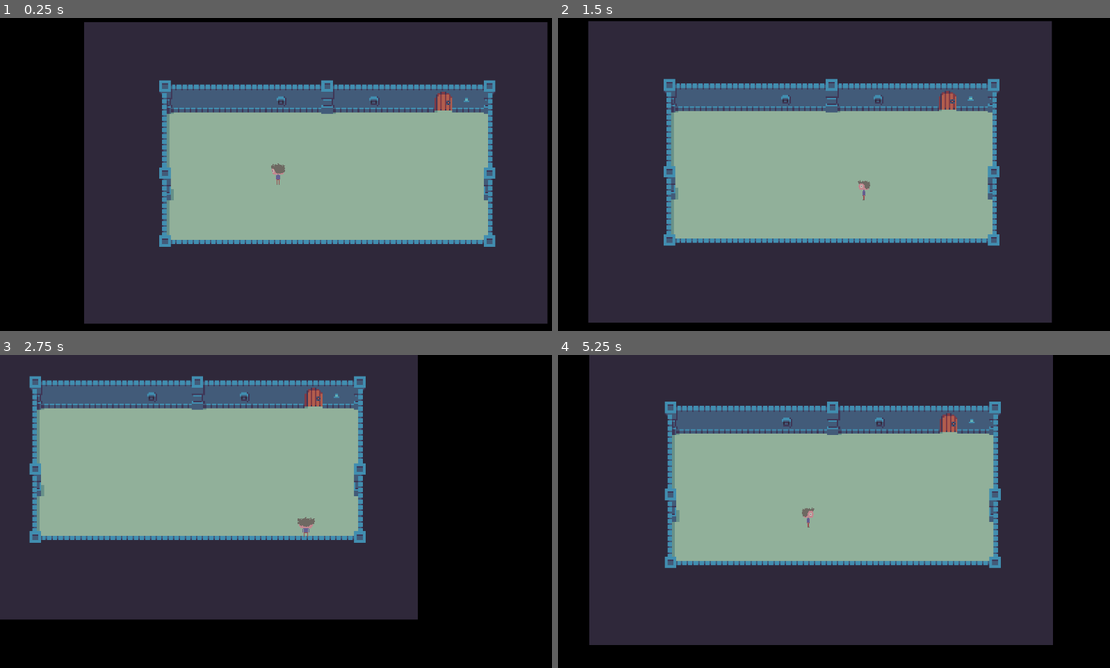
Above: before the commit, frames 1-4 (two rows, left to right).
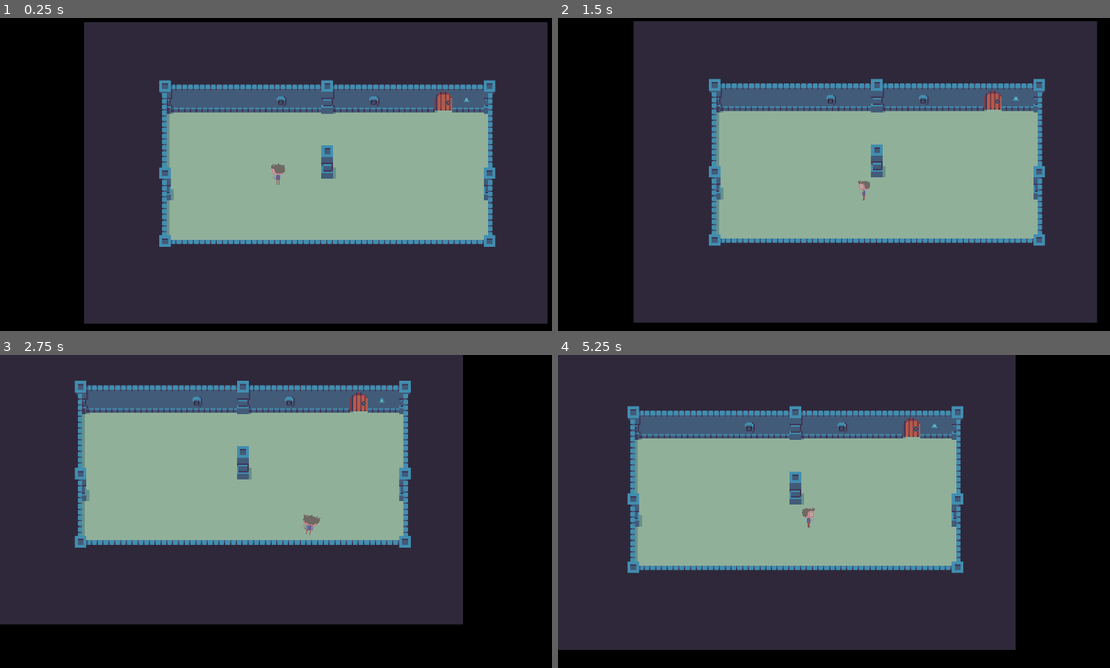
Above: after the commit, the same moments.

Repository: FrankJRix/minorman-game
Game: Godot game, scene res://levels/TemplateLevel.tscn
The game is run twice, just before and just after one commit, with the same random seed, the same clock (stepped at 60 frames per second) and the same inputs.
Inputs (mouse positions are in pixels of both pictures, inside the frame that each line leads up to):
- Up to frame 1 (0.25 s): no input
- Up to frame 2 (1.5 s): tap Enter at 0.5 s; move the mouse to (960, 158) at 0.52 s; hold D (move_east) 0.53-1.28 s; hold Shift (sprint) 0.53-1.28 s; move the mouse to (723, 190) at 1.27 s; hold S (move_south) from 1.28 s (still down); tap Shift (sprint) at 1.35 s
- Up to frame 3 (2.75 s): move the mouse to (331, 442) at 2.02 s; release S (move_south) at 2.03 s; hold D (move_east) from 2.03 s (still down); hold Shift (sprint) from 2.03 s (still down)
- Up to frame 4 (5.25 s): move the mouse to (806, 574) at 2.77 s; release D (move_east) at 2.78 s; release Shift (sprint) at 2.78 s; hold W (move_north) 2.78-3.53 s; tap Shift (sprint) at 2.85, 4.35 s; move the mouse to (1005, 558) at 3.52 s; hold Shift (sprint) 3.53-4.28 s; hold A (move_west) 3.53-5.03 s; move the mouse to (668, 464) at 4.27 s; move the mouse to (861, 511) at 5.02 s; hold S (move_south) from 5.03 s (still down); hold Shift (sprint) from 5.03 s (still down)

The runs differ from the first frame. In frame 1, 0.2% of the frame differs, in the area x 49-61%, y 40-52%; in frame 2, 28%, in the area x 5-98%, y 0-98%; in frame 3, 23%; in frame 4, 26%.

Commit message:
Collisioni, cutout. Meh.

Diff:
--- a/00_MinorMan/characters/player/Norman.gd
+++ b/00_MinorMan/characters/player/Norman.gd
@@ -10,6 +10,7 @@
 const NE_TRESHOLD = PI * -3/8
 const NORTH_TRESHOLD = PI * -5/8
 const NW_TRESHOLD = PI * -7/8
+const EPSILON = 0.01
 
 var speed = 0
 var velocity = Vector2()
@@ -47,23 +48,27 @@
 
 func manage_animation():
 	relative_mouse_angle = get_local_mouse_position().angle()
-	print(get_local_mouse_position().angle())
 
 	if relative_mouse_angle >= WEST_TRESHOLD:
-		$AnimationPlayer.play("idle_west")
+		$SpriteSheetAnim.play("idle_west")
 	elif relative_mouse_angle >= SW_TRESHOLD:
-		$AnimationPlayer.play("idle_sw")
+		$SpriteSheetAnim.play("idle_sw")
 	elif relative_mouse_angle >= SOUTH_TRESHOLD:
-		$AnimationPlayer.play("idle_south")
+		$SpriteSheetAnim.play("idle_south")
 	elif relative_mouse_angle >= SE_TRESHOLD:
-		$AnimationPlayer.play("idle_se")
+		$SpriteSheetAnim.play("idle_se")
 	elif relative_mouse_angle >= EAST_TRESHOLD:
-		$AnimationPlayer.play("idle_east")
+		$SpriteSheetAnim.play("idle_east")
 	elif relative_mouse_angle >= NE_TRESHOLD:
-		$AnimationPlayer.play("idle_ne")
+		$SpriteSheetAnim.play("idle_ne")
 	elif relative_mouse_angle >= NORTH_TRESHOLD:
-		$AnimationPlayer.play("idle_north")
+		$SpriteSheetAnim.play("idle_north")
 	elif relative_mouse_angle >= NW_TRESHOLD:
-		$AnimationPlayer.play("idle_nw")
+		$SpriteSheetAnim.play("idle_nw")
 	else:
-		$AnimationPlayer.play("idle_west")
+		$SpriteSheetAnim.play("idle_west")
+
+	if direction.length() > EPSILON:
+		$CutoutAnim.play("move")
+	else:
+		$CutoutAnim.play("idle")
--- a/00_MinorMan/characters/player/Norman.tscn
+++ b/00_MinorMan/characters/player/Norman.tscn
@@ -1,6 +1,6 @@
-[gd_scene load_steps=12 format=2]
-
-[ext_resource path="res://placeholder_assets/characters/norman/norman_placeholder-sheet.png" type="Texture" id=1]
+[gd_scene load_steps=14 format=2]
+
+[ext_resource path="res://placeholder_assets/characters/norman/norman_placeholder_idle_unshaded.png" type="Texture" id=1]
 [ext_resource path="res://characters/player/Norman.gd" type="Script" id=2]
 
 [sub_resource type="CapsuleShape2D" id=1]
@@ -138,6 +138,63 @@
 "transitions": PoolRealArray( 1, 1 ),
 "update": 1,
 "values": [ 12, 13 ]
+}
+
+[sub_resource type="Animation" id=11]
+resource_name = "idle"
+length = 0.1
+tracks/0/type = "value"
+tracks/0/path = NodePath("Sprite:position")
+tracks/0/interp = 1
+tracks/0/loop_wrap = true
+tracks/0/imported = false
+tracks/0/enabled = true
+tracks/0/keys = {
+"times": PoolRealArray( 0.1 ),
+"transitions": PoolRealArray( 1 ),
+"update": 0,
+"values": [ Vector2( 0, 0 ) ]
+}
+tracks/1/type = "value"
+tracks/1/path = NodePath("Sprite:rotation_degrees")
+tracks/1/interp = 1
+tracks/1/loop_wrap = true
+tracks/1/imported = false
+tracks/1/enabled = true
+tracks/1/keys = {
+"times": PoolRealArray( 0.1 ),
+"transitions": PoolRealArray( 1 ),
+"update": 0,
+"values": [ 0.0 ]
+}
+
+[sub_resource type="Animation" id=10]
+resource_name = "move"
+length = 0.4
+loop = true
+tracks/0/type = "value"
+tracks/0/path = NodePath("Sprite:position")
+tracks/0/interp = 0
+tracks/0/loop_wrap = true
+tracks/0/imported = false
+tracks/0/enabled = true
+tracks/0/keys = {
+"times": PoolRealArray( 0, 0.1, 0.2, 0.3 ),
+"transitions": PoolRealArray( 1, 1, 1, 1 ),
+"update": 1,
+"values": [ Vector2( -30, -16 ), Vector2( 0, 0 ), Vector2( 30, -16 ), Vector2( 0, 0 ) ]
+}
+tracks/1/type = "value"
+tracks/1/path = NodePath("Sprite:rotation_degrees")
+tracks/1/interp = 0
+tracks/1/loop_wrap = true
+tracks/1/imported = false
+tracks/1/enabled = true
+tracks/1/keys = {
+"times": PoolRealArray( 0, 0.1, 0.2, 0.3 ),
+"transitions": PoolRealArray( 1, 1, 1, 1 ),
+"update": 1,
+"values": [ -12.222, 0.0, 12.2, 0.0 ]
 }
 
 [node name="Norman" type="KinematicBody2D"]
@@ -154,11 +211,10 @@
 frame = 4
 
 [node name="CollisionShape2D" type="CollisionShape2D" parent="."]
-visible = false
 position = Vector2( 0, 5 )
 shape = SubResource( 1 )
 
-[node name="AnimationPlayer" type="AnimationPlayer" parent="."]
+[node name="SpriteSheetAnim" type="AnimationPlayer" parent="."]
 autoplay = "idle_south"
 anims/idle_east = SubResource( 2 )
 anims/idle_ne = SubResource( 3 )
@@ -179,3 +235,7 @@
 drag_margin_top = 0.1
 drag_margin_right = 0.1
 drag_margin_bottom = 0.1
+
+[node name="CutoutAnim" type="AnimationPlayer" parent="."]
+anims/idle = SubResource( 11 )
+anims/move = SubResource( 10 )
--- a/00_MinorMan/levels/TemplateLevel.tscn
+++ b/00_MinorMan/levels/TemplateLevel.tscn
@@ -23,7 +23,7 @@
 tile_set = ExtResource( 1 )
 cell_size = Vector2( 16, 16 )
 format = 1
-tile_data = PoolIntArray( 327681, 1, 65537, 327682, 1, 65537 …(1502 unchanged characters)… 5363, 1, 65537, 655364, 1, 131077, 655378, 1, 131079, 655379, 1, 65537, 655380, 1, 65537, 720897, 1, 65537, 720898, 1, 65537, 720899, 1, 65537, 720900, 1, 196612, 720914, 1, 196611, 720915, 1, 65537, 7 …(1768 unchanged characters)…
+tile_data = PoolIntArray( 327681, 1, 65537, 327682, 1, 65537 …(1502 unchanged characters)… 5363, 1, 65537, 655364, 1, 131077, 655371, 1, 196610, 655378, 1, 131079, 655379, 1, 65537, 655380, 1, 65537, 720897, 1, 65537, 720898, 1, 65537, 720899, 1, 65537, 720900, 1, 196612, 720907, 1, 262146, 720914, 1, 196611, 720915, 1, 65537, 7 …(1768 unchanged characters)…
 
 [node name="Ambient" type="TileMap" parent="Tilemaps"]
 scale = Vector2( 10, 10 )
--- a/00_MinorMan/placeholder_assets/tilesets/dungeon_tileset.tres
+++ b/00_MinorMan/placeholder_assets/tilesets/dungeon_tileset.tres
@@ -1,6 +1,180 @@
-[gd_resource type="TileSet" load_steps=2 format=2]
+[gd_resource type="TileSet" load_steps=60 format=2]
 
 [ext_resource path="res://placeholder_assets/tilesets/dungeon_sheet.png" type="Texture" id=1]
+
+[sub_resource type="ConvexPolygonShape2D" id=1]
+points = PoolVector2Array( 0, 0, 16, 0, 16, 16, 0, 16 )
+
+[sub_resource type="ConvexPolygonShape2D" id=2]
+points = PoolVector2Array( 0, 0, 16, 0, 16, 16, 0, 16 )
+
+[sub_resource type="ConvexPolygonShape2D" id=3]
+points = PoolVector2Array( 0, 0, 16, 0, 16, 16, 0, 16 )
+
+[sub_resource type="ConvexPolygonShape2D" id=4]
+points = PoolVector2Array( 0, 0, 16, 0, 16, 16, 0, 16 )
+
+[sub_resource type="ConvexPolygonShape2D" id=5]
+points = PoolVector2Array( 0, 0, 16, 0, 16, 16, 0, 16 )
+
+[sub_resource type="ConvexPolygonShape2D" id=6]
+points = PoolVector2Array( 0, 0, 16, 0, 16, 16, 0, 16 )
+
+[sub_resource type="ConvexPolygonShape2D" id=7]
+points = PoolVector2Array( 0, 0, 16, 0, 16, 16, 0, 16 )
+
+[sub_resource type="ConvexPolygonShape2D" id=8]
+points = PoolVector2Array( 0, 0, 16, 0, 16, 16, 0, 16 )
+
+[sub_resource type="ConvexPolygonShape2D" id=9]
+points = PoolVector2Array( 0, 0, 16, 0, 16, 16, 0, 16 )
+
+[sub_resource type="ConvexPolygonShape2D" id=10]
+points = PoolVector2Array( 12, 12, 16, 12, 16, 16, 12, 16 )
+
+[sub_resource type="ConvexPolygonShape2D" id=11]
+points = PoolVector2Array( 4, 12, 4, 16, 0, 16, 0, 12 )
+
+[sub_resource type="ConvexPolygonShape2D" id=12]
+points = PoolVector2Array( 16, 0, 16, 4, 12, 4, 12, 0 )
+
+[sub_resource type="ConvexPolygonShape2D" id=13]
+points = PoolVector2Array( 0, 0, 4, 0, 4, 4, 0, 4 )
+
+[sub_resource type="ConvexPolygonShape2D" id=14]
+points = PoolVector2Array( 4, 16, 4, 4, 12, 4, 12, 16 )
+
+[sub_resource type="ConvexPolygonShape2D" id=15]
+points = PoolVector2Array( 12, 0, 12, 12, 4, 12, 4, 0 )
+
+[sub_resource type="ConvexPolygonShape2D" id=16]
+points = PoolVector2Array( 16, 0, 16, 16, 8, 16, 4, 16, 4, 12, 4, 4, 8, 4, 8, 0 )
+
+[sub_resource type="ConvexPolygonShape2D" id=17]
+points = PoolVector2Array( 16, 0, 16, 16, 8, 16, 8, 12, 4, 12, 4, 0 )
+
+[sub_resource type="ConvexPolygonShape2D" id=18]
+points = PoolVector2Array( 8, 0, 8, 4, 12, 4, 12, 12, 12, 16, 8, 16, 0, 16, 0, 0 )
+
+[sub_resource type="ConvexPolygonShape2D" id=19]
+points = PoolVector2Array( 12, 0, 12, 12, 8, 12, 8, 16, 0, 16, 0, 0 )
+
+[sub_resource type="ConvexPolygonShape2D" id=20]
+points = PoolVector2Array( 12, 0, 12, 4, 16, 4, 16, 8, 16, 16, 0, 16, 0, 0 )
+
+[sub_resource type="ConvexPolygonShape2D" id=21]
+points = PoolVector2Array( 0, 4, 4, 4, 4, 0, 16, 0, 16, 16, 0, 16 )
+
+[sub_resource type="ConvexPolygonShape2D" id=22]
+points = PoolVector2Array( 16, 0, 16, 16, 4, 16, 4, 0 )
+
+[sub_resource type="ConvexPolygonShape2D" id=23]
+points = PoolVector2Array( 12, 0, 12, 16, 0, 16, 0, 0 )
+
+[sub_resource type="ConvexPolygonShape2D" id=24]
+points = PoolVector2Array( 8, 0, 8, 16, 0, 16, 0, 0 )
+
+[sub_resource type="ConvexPolygonShape2D" id=25]
+points = PoolVector2Array( 16, 12, 8, 12, 8, 16, 0, 16, 0, 0, 16, 0 )
+
+[sub_resource type="ConvexPolygonShape2D" id=26]
+points = PoolVector2Array( 0, 0, 16, 0, 16, 16, 0, 16 )
+
+[sub_resource type="ConvexPolygonShape2D" id=27]
+points = PoolVector2Array( 0, 0, 16, 0, 16, 16, 0, 16 )
+
+[sub_resource type="ConvexPolygonShape2D" id=28]
+points = PoolVector2Array( 0, 0, 16, 0, 16, 16, 0, 16 )
+
+[sub_resource type="ConvexPolygonShape2D" id=29]
+points = PoolVector2Array( 0, 0, 16, 0, 16, 12, 0, 12 )
+
+[sub_resource type="ConvexPolygonShape2D" id=30]
+points = PoolVector2Array( 0, 0, 16, 0, 16, 16, 8, 16, 8, 12, 0, 12 )
+
+[sub_resource type="ConvexPolygonShape2D" id=31]
+points = PoolVector2Array( 16, 0, 16, 16, 8, 16, 8, 0 )
+
+[sub_resource type="ConvexPolygonShape2D" id=32]
+points = PoolVector2Array( 16, 0, 16, 16, 0, 16, 0, 8, 0, 4, 4, 4, 8, 4, 8, 0 )
+
+[sub_resource type="ConvexPolygonShape2D" id=33]
+points = PoolVector2Array( 16, 16, 0, 16, 0, 4, 16, 4 )
+
+[sub_resource type="ConvexPolygonShape2D" id=34]
+points = PoolVector2Array( 8, 0, 8, 4, 12, 4, 16, 4, 16, 8, 16, 16, 0, 16, 0, 0 )
+
+[sub_resource type="ConvexPolygonShape2D" id=35]
+points = PoolVector2Array( 8, 0, 8, 16, 0, 16, 0, 0 )
+
+[sub_resource type="ConvexPolygonShape2D" id=36]
+points = PoolVector2Array( 8, 0, 8, 16, 0, 16, 0, 0 )
+
+[sub_resource type="ConvexPolygonShape2D" id=37]
+points = PoolVector2Array( 4, 16, 4, 4, 12, 4, 16, 4, 16, 8, 16, 16 )
+
+[sub_resource type="ConvexPolygonShape2D" id=38]
+points = PoolVector2Array( 0, 8, 0, 4, 4, 4, 12, 4, 12, 16, 0, 16 )
+
+[sub_resource type="ConvexPolygonShape2D" id=39]
+points = PoolVector2Array( 12, 0, 12, 12, 8, 12, 8, 16, 0, 16, 0, 0 )
+
+[sub_resource type="ConvexPolygonShape2D" id=40]
+points = PoolVector2Array( 8, 0, 8, 8, 12, 8, 12, 16, 0, 16, 0, 0 )
+
+[sub_resource type="ConvexPolygonShape2D" id=41]
+points = PoolVector2Array( 12, 0, 12, 16, 4, 16, 4, 12, 0, 12, 0, 0 )
+
+[sub_resource type="ConvexPolygonShape2D" id=42]
+points = PoolVector2Array( 16, 12, 12, 12, 12, 16, 4, 16, 4, 0, 16, 0 )
+
+[sub_resource type="ConvexPolygonShape2D" id=43]
+points = PoolVector2Array( 4, 16, 4, 8, 8, 8, 8, 0, 16, 0, 16, 16 )
+
+[sub_resource type="ConvexPolygonShape2D" id=44]
+points = PoolVector2Array( 8, 16, 8, 12, 4, 12, 4, 0, 16, 0, 16, 16 )
+
+[sub_resource type="ConvexPolygonShape2D" id=45]
+points = PoolVector2Array( 0, 0, 16, 0, 16, 16, 0, 16 )
+
+[sub_resource type="ConvexPolygonShape2D" id=46]
+points = PoolVector2Array( 0, 0, 16, 0, 16, 16, 0, 16 )
+
+[sub_resource type="ConvexPolygonShape2D" id=47]
+points = PoolVector2Array( 0, 0, 16, 0, 16, 12, 0, 12 )
+
+[sub_resource type="ConvexPolygonShape2D" id=48]
+points = PoolVector2Array( 0, 12, 0, 0, 16, 0, 16, 12, 0, 12 )
+
+[sub_resource type="ConvexPolygonShape2D" id=49]
+points = PoolVector2Array( 0, 0, 16, 0, 16, 12, 0, 12 )
+
+[sub_resource type="ConvexPolygonShape2D" id=50]
+points = PoolVector2Array( 0, 12, 0, 0, 16, 0, 16, 12, 0, 12 )
+
+[sub_resource type="ConvexPolygonShape2D" id=51]
+points = PoolVector2Array( 0, 0, 16, 0, 16, 12, 0, 12 )
+
+[sub_resource type="ConvexPolygonShape2D" id=52]
+points = PoolVector2Array( 0, 12, 0, 0, 16, 0, 16, 12, 0, 12 )
+
+[sub_resource type="ConvexPolygonShape2D" id=53]
+points = PoolVector2Array( 0, 0, 16, 0, 16, 16, 0, 16 )
+
+[sub_resource type="ConvexPolygonShape2D" id=54]
+points = PoolVector2Array( 0, 0, 16, 0, 16, 16, 0, 16 )
+
+[sub_resource type="ConvexPolygonShape2D" id=55]
+points = PoolVector2Array( 0, 0, 16, 0, 16, 16, 0, 16 )
+
+[sub_resource type="ConvexPolygonShape2D" id=56]
+points = PoolVector2Array( 0, 0, 16, 0, 16, 12, 0, 12 )
+
+[sub_resource type="ConvexPolygonShape2D" id=57]
+points = PoolVector2Array( 0, 12, 0, 0, 16, 0, 16, 12, 0, 12 )
+
+[sub_resource type="ConvexPolygonShape2D" id=58]
+points = PoolVector2Array( 0, 12, 0, 0, 16, 0, 16, 12, 0, 12 )
 
 [resource]
 0/name = "floor"
@@ -29,14 +203,303 @@
 1/autotile/occluder_map = [  ]
 1/autotile/navpoly_map = [  ]
 1/autotile/priority_map = [  ]
-1/autotile/z_index_map = [  ]
+1/autotile/z_index_map = [ Vector3( 5, 3, 4 ), Vector3( 6, 3, 4 ), Vector3( 7, 3, 4 ) ]
 1/occluder_offset = Vector2( 0, 0 )
 1/navigation_offset = Vector2( 0, 0 )
 1/shape_offset = Vector2( 0, 0 )
 1/shape_transform = Transform2D( 1, 0, 0, 1, 0, 0 )
+1/shape = SubResource( 1 )
 1/shape_one_way = false
-1/shape_one_way_margin = 0.0
-1/shapes = [  ]
+1/shape_one_way_margin = 1.0
+1/shapes = [ {
+"autotile_coord": Vector2( 0, 0 ),
+"one_way": false,
+"one_way_margin": 1.0,
+"shape": SubResource( 1 ),
+"shape_transform": Transform2D( 1, 0, 0, 1, 0, 0 )
+}, {
+"autotile_coord": Vector2( 1, 0 ),
+"one_way": false,
+"one_way_margin": 1.0,
+"shape": SubResource( 2 ),
+"shape_transform": Transform2D( 1, 0, 0, 1, 0, 0 )
+}, {
+"autotile_coord": Vector2( 2, 0 ),
+"one_way": false,
+"one_way_margin": 1.0,
+"shape": SubResource( 3 ),
+"shape_transform": Transform2D( 1, 0, 0, 1, 0, 0 )
+}, {
+"autotile_coord": Vector2( 2, 1 ),
+"one_way": false,
+"one_way_margin": 1.0,
+"shape": SubResource( 4 ),
+"shape_transform": Transform2D( 1, 0, 0, 1, 0, 0 )
+}, {
+"autotile_coord": Vector2( 1, 1 ),
+"one_way": false,
+"one_way_margin": 1.0,
+"shape": SubResource( 5 ),
+"shape_transform": Transform2D( 1, 0, 0, 1, 0, 0 )
+}, {
+"autotile_coord": Vector2( 0, 1 ),
+"one_way": false,
+"one_way_margin": 1.0,
+"shape": SubResource( 6 ),
+"shape_transform": Transform2D( 1, 0, 0, 1, 0, 0 )
+}, {
+"autotile_coord": Vector2( 0, 2 ),
+"one_way": false,
+"one_way_margin": 1.0,
+"shape": SubResource( 7 ),
+"shape_transform": Transform2D( 1, 0, 0, 1, 0, 0 )
+}, {
+"autotile_coord": Vector2( 1, 2 ),
+"one_way": false,
+"one_way_margin": 1.0,
+"shape": SubResource( 8 ),
+"shape_transform": Transform2D( 1, 0, 0, 1, 0, 0 )
+}, {
+"autotile_coord": Vector2( 2, 2 ),
+"one_way": false,
+"one_way_margin": 1.0,
+"shape": SubResource( 9 ),
+"shape_transform": Transform2D( 1, 0, 0, 1, 0, 0 )
+}, {
+"autotile_coord": Vector2( 0, 3 ),
+"one_way": false,
+"one_way_margin": 1.0,
+"shape": SubResource( 10 ),
+"shape_transform": Transform2D( 1, 0, 0, 1, 0, 0 )
+}, {
+"autotile_coord": Vector2( 1, 3 ),
+"one_way": false,
+"one_way_margin": 1.0,
+"shape": SubResource( 11 ),
+"shape_transform": Transform2D( 1, 0, 0, 1, 0, 0 )
+}, {
+"autotile_coord": Vector2( 0, 4 ),
+"one_way": false,
+"one_way_margin": 1.0,
+"shape": SubResource( 12 ),
+"shape_transform": Transform2D( 1, 0, 0, 1, 0, 0 )
+}, {
+"autotile_coord": Vector2( 1, 4 ),
+"one_way": false,
+"one_way_margin": 1.0,
+"shape": SubResource( 13 ),
+"shape_transform": Transform2D( 1, 0, 0, 1, 0, 0 )
+}, {
+"autotile_coord": Vector2( 2, 3 ),
+"one_way": false,
+"one_way_margin": 1.0,
+"shape": SubResource( 14 ),
+"shape_transform": Transform2D( 1, 0, 0, 1, 0, 0 )
+}, {
+"autotile_coord": Vector2( 2, 4 ),
+"one_way": false,
+"one_way_margin": 1.0,
+"shape": SubResource( 15 ),
+"shape_transform": Transform2D( 1, 0, 0, 1, 0, 0 )
+}, {
+"autotile_coord": Vector2( 3, 3 ),
+"one_way": false,
+"one_way_margin": 1.0,
+"shape": SubResource( 16 ),
+"shape_transform": Transform2D( 1, 0, 0, 1, 0, 0 )
+}, {
+"autotile_coord": Vector2( 3, 4 ),
+"one_way": false,
+"one_way_margin": 1.0,
+"shape": SubResource( 17 ),
+"shape_transform": Transform2D( 1, 0, 0, 1, 0, 0 )
+}, {
+"autotile_coord": Vector2( 4, 3 ),
+"one_way": false,
+"one_way_margin": 1.0,
+"shape": SubResource( 18 ),
+"shape_transform": Transform2D( 1, 0, 0, 1, 0, 0 )
+}, {
+"autotile_coord": Vector2( 4, 4 ),
+"one_way": false,
+"one_way_margin": 1.0,
+"shape": SubResource( 19 ),
+"shape_transform": Transform2D( 1, 0, 0, 1, 0, 0 )
+}, {
+"autotile_coord": Vector2( 3, 0 ),
+"one_way": false,
+"one_way_margin": 1.0,
+"shape": SubResource( 20 ),
+"shape_transform": Transform2D( 1, 0, 0, 1, 0, 0 )
+}, {
+"autotile_coord": Vector2( 4, 0 ),
+"one_way": false,
+"one_way_margin": 1.0,
+"shape": SubResource( 21 ),
+"shape_transform": Transform2D( 1, 0, 0, 1, 0, 0 )
+}, {
+"autotile_coord": Vector2( 3, 1 ),
+"one_way": false,
+"one_way_margin": 1.0,
+"shape": SubResource( 22 ),
+"shape_transform": Transform2D( 1, 0, 0, 1, 0, 0 )
+}, {
+"autotile_coord": Vector2( 4, 1 ),
+"one_way": false,
+"one_way_margin": 1.0,
+"shape": SubResource( 23 ),
+"shape_transform": Transform2D( 1, 0, 0, 1, 0, 0 )
+}, {
+"autotile_coord": Vector2( 5, 2 ),
+"one_way": false,
+"one_way_margin": 1.0,
+"shape": SubResource( 24 ),
+"shape_transform": Transform2D( 1, 0, 0, 1, 0, 0 )
+}, {
+"autotile_coord": Vector2( 5, 1 ),
+"one_way": false,
+"one_way_margin": 1.0,
+"shape": SubResource( 25 ),
+"shape_transform": Transform2D( 1, 0, 0, 1, 0, 0 )
+}, {
+"autotile_coord": Vector2( 5, 0 ),
+"one_way": false,
+"one_way_margin": 1.0,
+"shape": SubResource( 26 ),
+"shape_transform": Transform2D( 1, 0, 0, 1, 0, 0 )
+}, {
+"autotile_coord": Vector2( 6, 0 ),
+"one_way": false,
+"one_way_margin": 1.0,
+"shape": SubResource( 27 ),
+"shape_transform": Transform2D( 1, 0, 0, 1, 0, 0 )
+}, {
+"autotile_coord": Vector2( 7, 0 ),
+"one_way": false,
+"one_way_margin": 1.0,
+"shape": SubResource( 28 ),
+"shape_transform": Transform2D( 1, 0, 0, 1, 0, 0 )
+}, {
+"autotile_coord": Vector2( 6, 1 ),
+"one_way": false,
+"one_way_margin": 1.0,
+"shape": SubResource( 29 ),
+"shape_transform": Transform2D( 1, 0, 0, 1, 0, 0 )
+}, {
+"autotile_coord": Vector2( 7, 1 ),
+"one_way": false,
+"one_way_margin": 1.0,
+"shape": SubResource( 30 ),
+"shape_transform": Transform2D( 1, 0, 0, 1, 0, 0 )
+}, {
+"autotile_coord": Vector2( 7, 2 ),
+"one_way": false,
+"one_way_margin": 1.0,
+"shape": SubResource( 31 ),
+"shape_transform": Transform2D( 1, 0, 0, 1, 0, 0 )
+}, {
+"autotile_coord": Vector2( 7, 3 ),
+"one_way": false,
+"one_way_margin": 1.0,
+"shape": SubResource( 32 ),
+"shape_transform": Transform2D( 1, 0, 0, 1, 0, 0 )
+}, {
+"autotile_coord": Vector2( 6, 3 ),
+"one_way": false,
+"one_way_margin": 1.0,
+"shape": SubResource( 33 ),
+"shape_transform": Transform2D( 1, 0, 0, 1, 0, 0 )
+}, {
+"autotile_coord": Vector2( 5, 3 ),
+"one_way": false,
+"one_way_margin": 1.0,
+"shape": SubResource( 34 ),
+"shape_transform": Transform2D( 1, 0, 0, 1, 0, 0 )
+}, {
+"autotile_coord": Vector2( 6, 4 ),
+"one_way": false,
+"one_way_margin": 1.0,
+"shape": SubResource( 35 ),
+"shape_transform": Transform2D( 1, 0, 0, 1, 0, 0 )
+}, {
+"autotile_coord": Vector2( 7, 4 ),
+"one_way": false,
+"one_way_margin": 1.0,
+"shape": SubResource( 36 ),
+"shape_transform": Transform2D( 1, 0, 0, 1, 0, 0 )
+}, {
+"autotile_coord": Vector2( 8, 0 ),
+"one_way": false,
+"one_way_margin": 1.0,
+"shape": SubResource( 37 ),
+"shape_transform": Transform2D( 1, 0, 0, 1, 0, 0 )
+}, {
+"autotile_coord": Vector2( 9, 0 ),
+"one_way": false,
+"one_way_margin": 1.0,
+"shape": SubResource( 38 ),
+"shape_transform": Transform2D( 1, 0, 0, 1, 0, 0 )
+}, {
+"autotile_coord": Vector2( 9, 1 ),
+"one_way": false,
+"one_way_margin": 1.0,
+"shape": SubResource( 39 ),
+"shape_transform": Transform2D( 1, 0, 0, 1, 0, 0 )
+}, {
+"autotile_coord": Vector2( 9, 2 ),
+"one_way": false,
+"one_way_margin": 1.0,
+"shape": SubResource( 40 ),
+"shape_transform": Transform2D( 1, 0, 0, 1, 0, 0 )
+}, {
+"autotile_coord": Vector2( 9, 3 ),
+"one_way": false,
+"one_way_margin": 1.0,
+"shape": SubResource( 41 ),
+"shape_transform": Transform2D( 1, 0, 0, 1, 0, 0 )
+}, {
+"autotile_coord": Vector2( 8, 3 ),
+"one_way": false,
+"one_way_margin": 1.0,
+"shape": SubResource( 42 ),
+"shape_transform": Transform2D( 1, 0, 0, 1, 0, 0 )
+}, {
+"autotile_coord": Vector2( 8, 2 ),
+"one_way": false,
+"one_way_margin": 1.0,
+"shape": SubResource( 43 ),
+"shape_transform": Transform2D( 1, 0, 0, 1, 0, 0 )
+}, {
+"autotile_coord": Vector2( 8, 1 ),
+"one_way": false,
+"one_way_margin": 1.0,
+"shape": SubResource( 44 ),
+"shape_transform": Transform2D( 1, 0, 0, 1, 0, 0 )
+}, {
+"autotile_coord": Vector2( 8, 4 ),
+"one_way": false,
+"one_way_margin": 1.0,
+"shape": SubResource( 45 ),
+"shape_transform": Transform2D( 1, 0, 0, 1, 0, 0 )
+}, {
+"autotile_coord": Vector2( 9, 4 ),
+"one_way": false,
+"one_way_margin": 1.0,
+"shape": SubResource( 46 ),
+"shape_transform": Transform2D( 1, 0, 0, 1, 0, 0 )
+}, {
+"autotile_coord": Vector2( 8, 5 ),
+"one_way": false,
+"one_way_margin": 1.0,
+"shape": SubResource( 47 ),
+"shape_transform": Transform2D( 1, 0, 0, 1, 0, 0 )
+}, {
+"autotile_coord": Vector2( 9, 5 ),
+"one_way": false,
+"one_way_margin": 1.0,
+"shape": SubResource( 48 ),
+"shape_transform": Transform2D( 1, 0, 0, 1, 0, 0 )
+} ]
 1/z_index = 0
 2/name = "bardoor"
 2/texture = ExtResource( 1 )
@@ -76,9 +539,34 @@
 3/navigation_offset = Vector2( 0, 0 )
 3/shape_offset = Vector2( 0, 0 )
 3/shape_transform = Transform2D( 1, 0, 0, 1, 0, 0 )
+3/shape = SubResource( 49 )
 3/shape_one_way = false
-3/shape_one_way_margin = 0.0
-3/shapes = [  ]
+3/shape_one_way_margin = 1.0
+3/shapes = [ {
+"autotile_coord": Vector2( 0, 0 ),
+"one_way": false,
+"one_way_margin": 1.0,
+"shape": SubResource( 49 ),
+"shape_transform": Transform2D( 1, 0, 0, 1, 0, 0 )
+}, {
+"autotile_coord": Vector2( 1, 0 ),
+"one_way": false,
+"one_way_margin": 1.0,
+"shape": SubResource( 50 ),
+"shape_transform": Transform2D( 1, 0, 0, 1, 0, 0 )
+}, {
+"autotile_coord": Vector2( 2, 0 ),
+"one_way": false,
+"one_way_margin": 1.0,
+"shape": SubResource( 51 ),
+"shape_transform": Transform2D( 1, 0, 0, 1, 0, 0 )
+}, {
+"autotile_coord": Vector2( 3, 0 ),
+"one_way": false,
+"one_way_margin": 1.0,
+"shape": SubResource( 52 ),
+"shape_transform": Transform2D( 1, 0, 0, 1, 0, 0 )
+} ]
 3/z_index = 0
 4/name = "door"
 4/texture = ExtResource( 1 )
@@ -97,7 +585,44 @@
 4/navigation_offset = Vector2( 0, 0 )
 4/shape_offset = Vector2( 0, 0 )
 4/shape_transform = Transform2D( 1, 0, 0, 1, 0, 0 )
+4/shape = SubResource( 53 )
 4/shape_one_way = false
-4/shape_one_way_margin = 0.0
-4/shapes = [  ]
+4/shape_one_way_margin = 1.0
+4/shapes = [ {
+"autotile_coord": Vector2( 9, 5 ),
+"one_way": false,
+"one_way_margin": 1.0,
+"shape": SubResource( 53 ),
+"shape_transform": Transform2D( 1, 0, 0, 1, 0, 0 )
+}, {
+"autotile_coord": Vector2( 9, 5 ),
+"one_way": false,
+"one_way_margin": 1.0,
+"shape": SubResource( 54 ),
+"shape_transform": Transform2D( 1, 0, 0, 1, 0, 0 )
+}, {
+"autotile_coord": Vector2( 9, 5 ),
+"one_way": false,
+"one_way_margin": 1.0,
+"shape": SubResource( 55 ),
+"shape_transform": Transform2D( 1, 0, 0, 1, 0, 0 )
+}, {
+"autotile_coord": Vector2( 0, 0 ),
+"one_way": false,
+"one_way_margin": 1.0,
+"shape": SubResource( 56 ),
+"shape_transform": Transform2D( 1, 0, 0, 1, 0, 0 )
+}, {
+"autotile_coord": Vector2( 1, 0 ),
+"one_way": false,
+"one_way_margin": 1.0,
+"shape": SubResource( 57 ),
+"shape_transform": Transform2D( 1, 0, 0, 1, 0, 0 )
+}, {
+"autotile_coord": Vector2( 2, 0 ),
+"one_way": false,
+"one_way_margin": 1.0,
+"shape": SubResource( 58 ),
+"shape_transform": Transform2D( 1, 0, 0, 1, 0, 0 )
+} ]
 4/z_index = 0
Binary file added: 00_MinorMan/placeholder_assets/characters/norman/norman_placeholder_idle_unshaded.png
Not shown, added: 00_MinorMan/placeholder_assets/characters/norman/norman_placeholder_idle_unshaded.png.import
